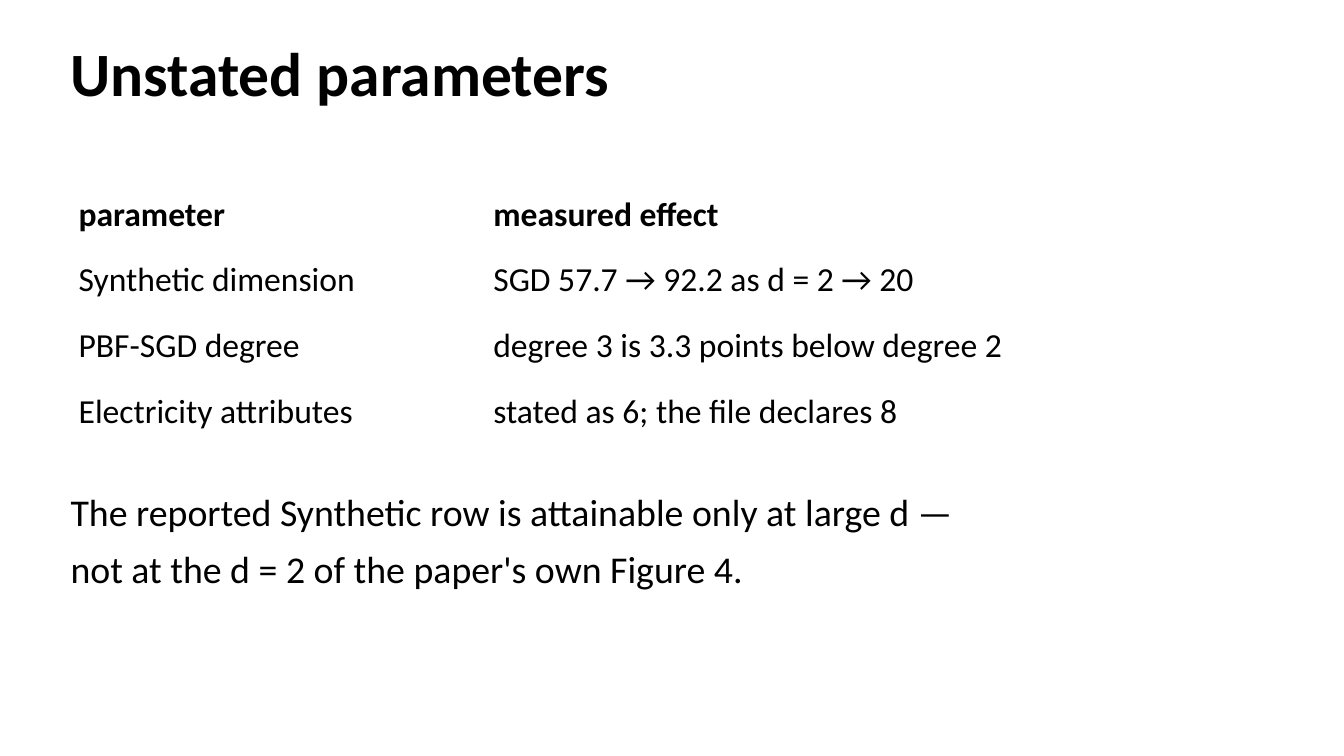
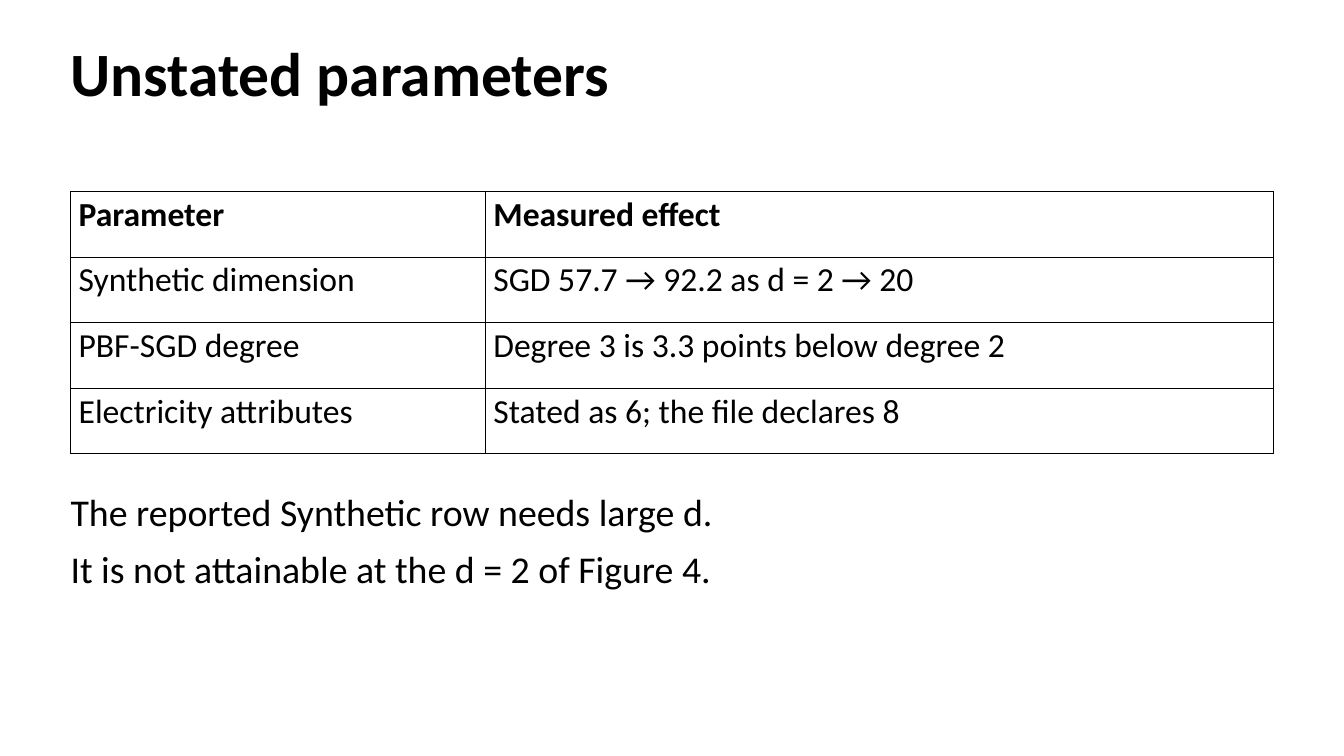
Before and after one commit to phuong0111/time-series-research, a slide deck: slide 20 of data-drift/seminar.pptx. Drawn at 1344x756 pixels with LibreOffice and Linux fonts; fonts in the diff are those of the drawing. Boxes give left, top, right and bottom in pixels: in the first picture for what was removed or moved away, otherwise in the second. Text is boxed around its words. In the diff, an @@ line names an element or a change of style, - is before the commit and + after.

```diff
--- a/data-drift/seminar.pptx
+++ b/data-drift/seminar.pptx
@@ table at (x1=71, y1=192, x2=1273, y2=454) @@
-row 1, column 1: parameter
+row 1, column 1: Parameter
-row 1, column 2: measured effect
+row 1, column 2: Measured effect
-row 3, column 2: degree 3 is 3.3 points below degree 2
+row 3, column 2: Degree 3 is 3.3 points below degree 2
-row 4, column 2: stated as 6; the file declares 8
+row 4, column 2: Stated as 6; the file declares 8
@@ borders changed @@
@@ text at (x1=71, y1=499, x2=712, y2=590): text changed @@
-The reported Synthetic row is attainable only at large d —
-not at the d = 2 of the paper's own Figure 4.
+The reported Synthetic row needs large d.
+It is not attainable at the d = 2 of Figure 4.
```
Also in this commit, not shown: 15 other slides changed, 1 other file.
